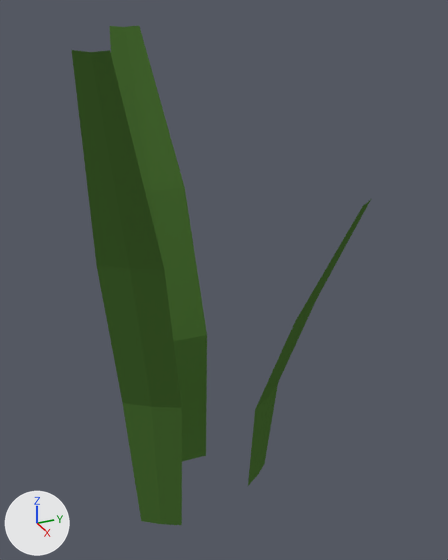
The Blender file Assets/Blends/Vegetation.blend, before and after one commit.
Both versions are drawn from a 50 mm lens placed at (1.832, -0.728, 1.676), pointed at (0.153, 0.027, 0.836). The lights are fixed; the arrows at lower left show +X, +Y and +Z.
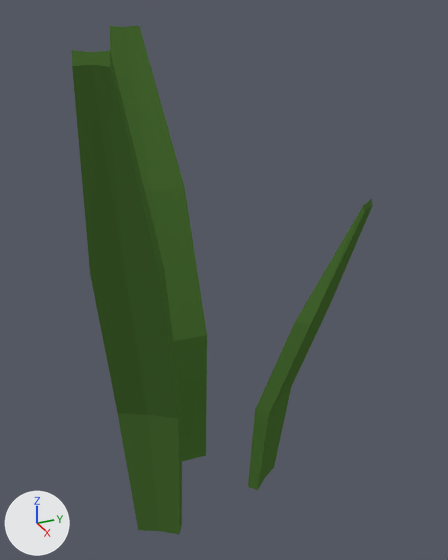
What differs and where, as boxes (x1, y1, x2, y2) in the pictures (448 x 560 px):
'Cube.001', reshaped
    before: (72, 26, 372, 525)
    after: (72, 26, 373, 534)
part 1 of me_cube_002, added (green)
    after: (72, 26, 373, 534)

What the commit changed:
me_cube_002 is used by ob_cube_001; location (0.271, 0.163, 0.412); rotation (0.0, 0.0, 0.634), in degrees (0, 0, 36); scale (-0.022, 0.0772, 0.735).
me_cube_002 had 36 vertices, 18 faces and spanned x -11.8..31.6, y -8.9..2.5, z -0.5..1.6.
me_cube_002 now has 72 vertices, 63 faces and spans x -12.0..31.8, y -9.0..2.6, z -0.5..1.6.
Part 1, on me_cube_002:
36 vertices are added at x -12.0..31.8, y -9.0..2.6, z -0.5..1.6.
45 new faces join them.
